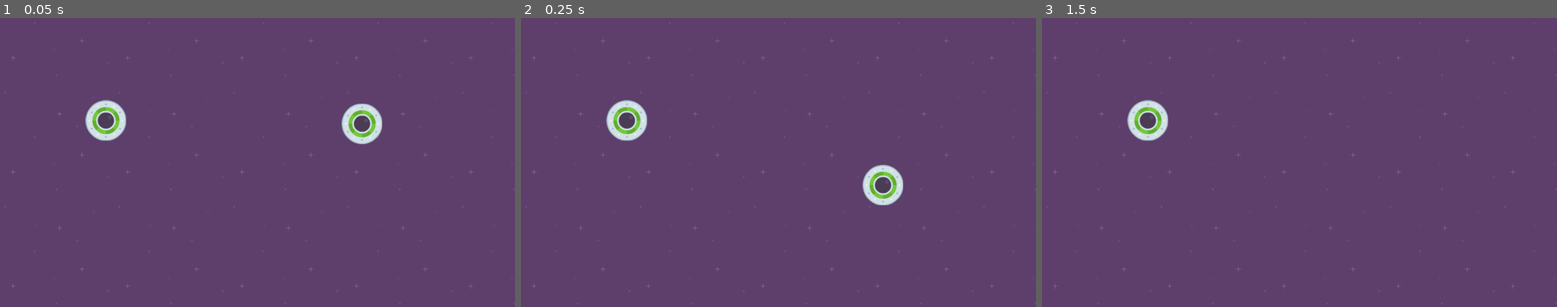
Above: before the commit, frames 1-3 (left to right).
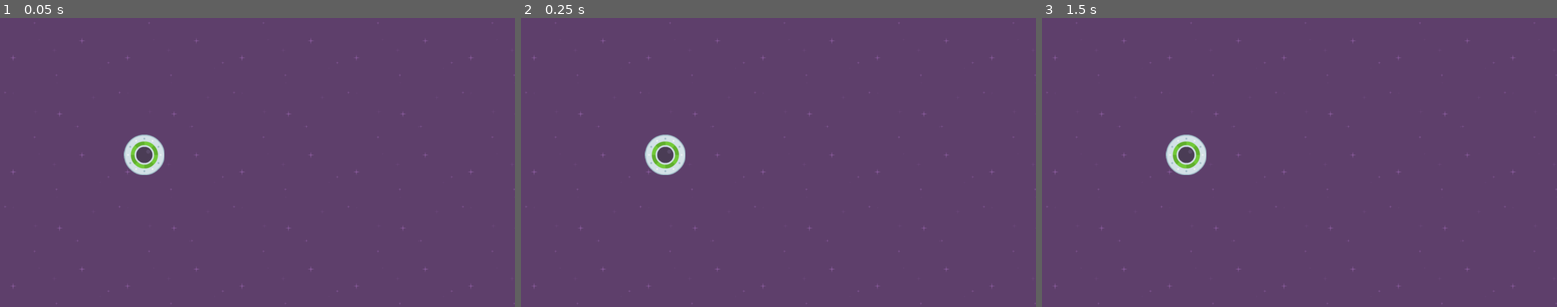
Above: after the commit, the same moments.

Repository: largozor/speedy-saucer
Game: Godot game, scene res://level_1.tscn
Same seed, same stepped clock (60 frames per second), same inputs: the game is played once before the commit and once after it.
Inputs:
- Up to frame 1 (0.05 s): no input
- Up to frame 2 (0.25 s): no input
- Up to frame 3 (1.5 s): tap Enter at 1.25 s

The runs differ from the first frame. In frame 1, 2.3% of the frame differs, in the area x 16-75%, y 28-55%; in frame 2, 2.3%; in frame 3, 1.5%.

Commit message:
SS-05-removed-duplicates-set-background-z-index
Removed the duplicate players and set the background z-index to -100

Diff:
--- a/level_1.tscn
+++ b/level_1.tscn
@@ -6,14 +6,11 @@
 [node name="Level1" type="Node2D"]
 
 [node name="Background" type="TextureRect" parent="."]
+z_index = -100
 offset_right = 1152.0
 offset_bottom = 648.0
 texture = ExtResource("1_3hls8")
 stretch_mode = 1
 
 [node name="Player" parent="." instance=ExtResource("2_hbghi")]
-position = Vector2(237, 230)
-
-[node name="Player2" parent="." instance=ExtResource("2_hbghi")]
-position = Vector2(810, 233)
-gravity_scale = 5.0
+position = Vector2(323, 307)
